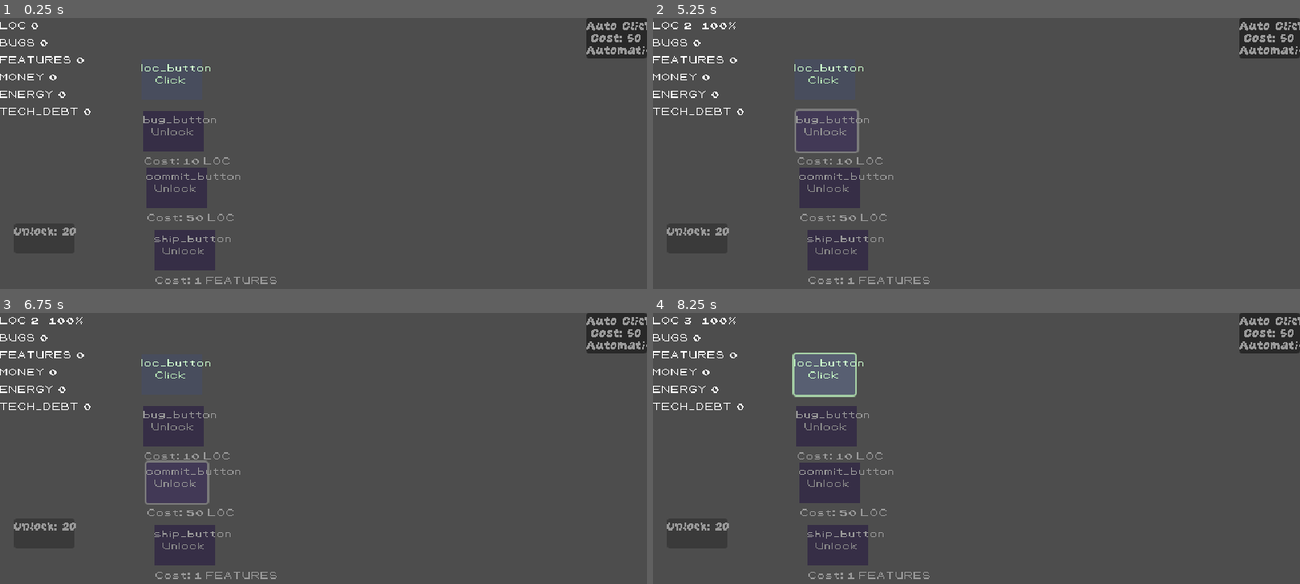
Above: before the commit, frames 1-4 (two rows, left to right).
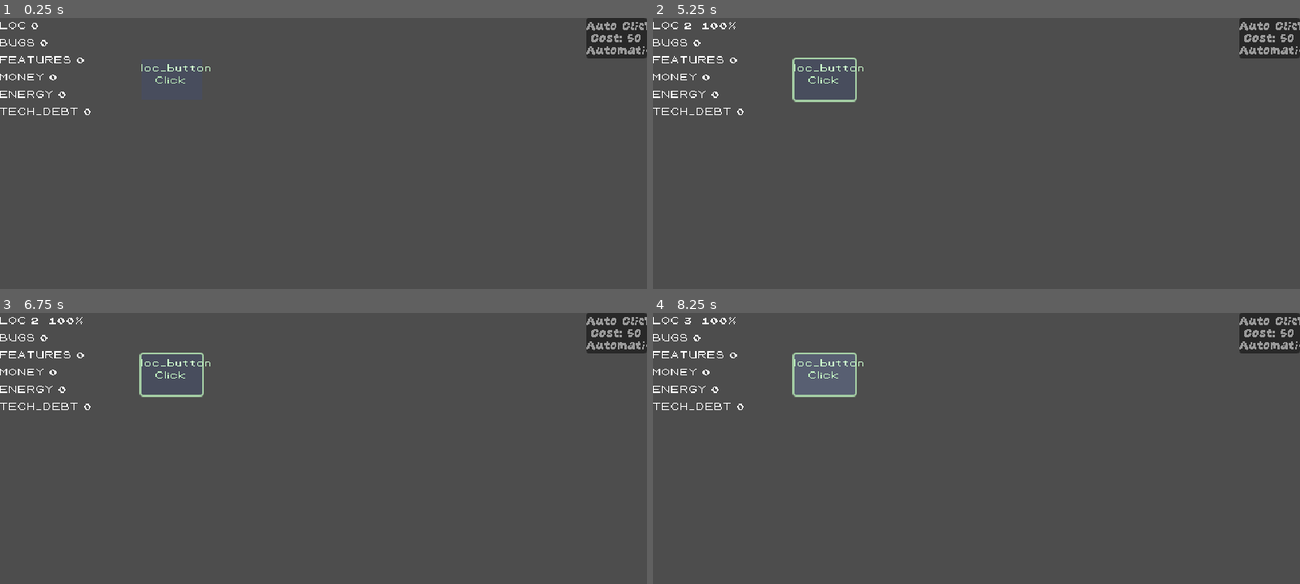
Above: after the commit, the same moments.

Repository: DenisLopata/idle_clicker_dev
Game: Godot game, scene res://scenes/levels/base_level.tscn
The game is run twice, just before and just after one commit, with the same random seed, the same clock (stepped at 60 frames per second) and the same inputs.
Inputs (mouse positions are in pixels of both pictures, inside the frame that each line leads up to):
- Up to frame 1 (0.25 s): no input
- Up to frame 2 (5.25 s): click (827, 131) at 0.5 s, where only the run before the commit has a clickable "Unlock"; click (827, 188) at 1.25 s, where only the run before the commit has a clickable "Unlock"; click (840, 251) at 2 s, where only the run before the commit has a clickable "Unlock"; click "Click" at 2.75 s; click "Auto Clicker" at 3.5 s; click "Click" at 4.25 s; click (827, 131) at 5 s, where only the run before the commit has a clickable "Unlock"
- Up to frame 3 (6.75 s): click "Auto Clicker" at 5.75 s; click (174, 483) at 6.5 s, where only the run before the commit has a clickable "Unlock"
- Up to frame 4 (8.25 s): click (840, 546) at 7.25 s, where only the run before the commit has a clickable "Unlock"; click "Click" at 8 s

The runs differ from the first frame. In frame 1, 4.7% of the frame differs, in the area x 2-43%, y 34-99%; in frame 2, 3.9%; in frame 3, 3.9%; in frame 4, 4.7%.

Commit message:
Add progressive unlock system
- New Milestone resource class for defining unlock conditions
- ProgressionManager tracks revealed nodes and checks milestones
- Buttons hidden on start, revealed as player earns resources
- Progression: LOC button → Bug (20 LOC) → Generator (50 LOC) → Commit (100 LOC) → Ship (5 Features)
- Save/load compatible - revealed state persists, old saves auto-reveal based on resources
- Fix Array[Node] type in _find_nodes_by_class

🤖 Generated with [Claude Code](https://claude.ai/claude-code)

Co-Authored-By: Claude Opus 4.5 <noreply@anthropic.com>

Diff:
--- /dev/null
+++ b/data/milestones/reveal_bug_button.tres
@@ -0,0 +1,9 @@
+[gd_resource type="Resource" script_class="Milestone" load_steps=2 format=3 uid="uid://4gek2negs56h"]
+
+[ext_resource type="Script" uid="uid://dfqx0l3t0riih" path="res://scripts/progression/milestone.gd" id="1_script"]
+
+[resource]
+script = ExtResource("1_script")
+id = "reveal_bug_button"
+reveal_node_path = "ActionButton2"
+required_amount = 20.0
--- /dev/null
+++ b/data/milestones/reveal_commit_button.tres
@@ -0,0 +1,10 @@
+[gd_resource type="Resource" script_class="Milestone" load_steps=2 format=3]
+
+[ext_resource type="Script" path="res://scripts/progression/milestone.gd" id="1_script"]
+
+[resource]
+script = ExtResource("1_script")
+id = "reveal_commit_button"
+reveal_node_path = "ActionButton3"
+required_resource = 0
+required_amount = 100.0
--- /dev/null
+++ b/data/milestones/reveal_generator.tres
@@ -0,0 +1,10 @@
+[gd_resource type="Resource" script_class="Milestone" load_steps=2 format=3]
+
+[ext_resource type="Script" path="res://scripts/progression/milestone.gd" id="1_script"]
+
+[resource]
+script = ExtResource("1_script")
+id = "reveal_generator"
+reveal_node_path = "PassiveGenerator"
+required_resource = 0
+required_amount = 50.0
--- /dev/null
+++ b/data/milestones/reveal_ship_button.tres
@@ -0,0 +1,10 @@
+[gd_resource type="Resource" script_class="Milestone" load_steps=2 format=3]
+
+[ext_resource type="Script" path="res://scripts/progression/milestone.gd" id="1_script"]
+
+[resource]
+script = ExtResource("1_script")
+id = "reveal_ship_button"
+reveal_node_path = "ActionButton4"
+required_resource = 2
+required_amount = 5.0
--- a/scenes/components/action_button/action_button.gd
+++ b/scenes/components/action_button/action_button.gd
@@ -16,12 +16,17 @@
 @export var action_cost: float = 0.0
 
 @export var unlocked_action: bool = false
+@export var hidden_on_start: bool = false
 
 @onready var cost_label: Label = $CostLabel if has_node("CostLabel") else null
 @onready var name_label: Label = $NameLabel
 
 
 func _ready() -> void:
+	# Hide if configured to start hidden (for progressive unlock)
+	if hidden_on_start:
+		hide()
+
 	# Keep button clickable even when locked (important!)
 	disabled = false
 
@@ -32,6 +37,11 @@
 	_update_cost_label()
 
 	name_label.text = action_id
+
+func reveal() -> void:
+	show()
+	# Optional: add animation later
+	print("[ActionButton] Revealed: %s" % action_id)
 
 
 func _on_pressed() -> void:
--- a/scenes/components/passive_generator/passive_generator.gd
+++ b/scenes/components/passive_generator/passive_generator.gd
@@ -14,12 +14,17 @@
 @export var unlock_cost_type: ResourceTypes.ResourceType = ResourceTypes.ResourceType.LOC
 @export var unlock_cost: float = 20.0
 @export var unlocked_generator: bool = false
+@export var hidden_on_start: bool = false
 
 @onready var cost_label = $CostLabel
 @onready var timer: Timer = $Timer
 
 
 func _ready() -> void:
+	# Hide if configured to start hidden (for progressive unlock)
+	if hidden_on_start:
+		hide()
+
 	if not unlocked_generator:
 		disabled = true
 
@@ -35,6 +40,11 @@
 
 	# Register for save/load
 	SaveManager.register(self)
+
+func reveal() -> void:
+	show()
+	# Optional: add animation later
+	print("[PassiveGenerator] Revealed: %s" % action_id)
 
 func _exit_tree() -> void:
 	SaveManager.unregister(self)
--- a/scenes/levels/base_level.gd
+++ b/scenes/levels/base_level.gd
@@ -4,6 +4,7 @@
 @onready var upgrade_panel: UpgradePanel = $UpgradeContainer/UpgradePanel
 @onready var production_system: ProductionSystem = $ProductionSystem
 @onready var resource_hud: ResourceHUD = $UI/ResourceHUD
+@onready var progression_manager: ProgressionManager = $ProgressionManager
 
 # Amount added per click (generic)
 @export var click_value: float = 1.0
@@ -35,6 +36,10 @@
 
 	resource_hud.initialize(GameState, production_system)
 
+	# Initialize progression system
+	progression_manager.initialize(GameState, self)
+	progression_manager.node_revealed.connect(_on_node_revealed)
+
 	# Load saved game if exists
 	SaveManager.load_game()
 
@@ -55,6 +60,11 @@
 			# AutoClicker upgrade bought, enable related generators
 			print("AutoClicker unlocked")
 
+func _on_node_revealed(node_path: String) -> void:
+	var node = get_node_or_null(node_path)
+	if node and node.has_method("reveal"):
+		node.reveal()
+
 func _on_offline_progress(elapsed_seconds: float) -> void:
 	# Find all passive generators and calculate offline earnings
 	var generators := get_tree().get_nodes_in_group("passive_generators")
@@ -70,8 +80,8 @@
 			GameState.add_resource(gen.resource_type, earned)
 			print("[Offline] %s earned %.1f of %s" % [gen.action_id, earned, gen.resource_type])
 
-func _find_nodes_by_class(node: Node, class_name_str: String) -> Array:
-	var result := []
+func _find_nodes_by_class(node: Node, class_name_str: String) -> Array[Node]:
+	var result: Array[Node] = []
 	if node.get_class() == class_name_str or (node is PassiveGenerator):
 		result.append(node)
 	for child in node.get_children():
--- a/scenes/levels/base_level.tscn
+++ b/scenes/levels/base_level.tscn
@@ -12,6 +12,12 @@
 [ext_resource type="Resource" uid="uid://ch0336ogx401c" path="res://data/production_rules/ship_features_to_money.tres" id="9_j7gcg"]
 [ext_resource type="PackedScene" uid="uid://cbbobv6d7781w" path="res://scenes/UI/resource_hud/resource_hud.tscn" id="11_qhwlw"]
 [ext_resource type="PackedScene" uid="uid://cwojeee861rxk" path="res://scenes/UI/resource_hud/resource_row.tscn" id="12_0caop"]
+[ext_resource type="Script" uid="uid://c5afa1dx0ix0o" path="res://scripts/progression/progression_manager.gd" id="13_prog"]
+[ext_resource type="Script" uid="uid://dfqx0l3t0riih" path="res://scripts/progression/milestone.gd" id="14_mile"]
+[ext_resource type="Resource" path="res://data/milestones/reveal_bug_button.tres" id="15_m1"]
+[ext_resource type="Resource" path="res://data/milestones/reveal_generator.tres" id="16_m2"]
+[ext_resource type="Resource" path="res://data/milestones/reveal_commit_button.tres" id="17_m3"]
+[ext_resource type="Resource" path="res://data/milestones/reveal_ship_button.tres" id="18_m4"]
 
 [node name="BaseLevel" type="Control"]
 layout_mode = 3
@@ -52,6 +58,7 @@
 resource_per_click = 0.0
 action_cost_type = 1
 action_cost = 1.0
+hidden_on_start = true
 
 [node name="ActionButton3" parent="." instance=ExtResource("2_uk53i")]
 layout_mode = 0
@@ -64,6 +71,7 @@
 unlock_cost = 50.0
 resource_per_click = 0.0
 action_cost = 50.0
+hidden_on_start = true
 
 [node name="ActionButton4" parent="." instance=ExtResource("2_uk53i")]
 layout_mode = 0
@@ -78,6 +86,7 @@
 resource_per_click = 0.0
 action_cost_type = 2
 action_cost = 1.0
+hidden_on_start = true
 
 [node name="PassiveGenerator" parent="." instance=ExtResource("3_ukglk")]
 layout_mode = 0
@@ -85,6 +94,7 @@
 offset_top = 203.0
 offset_right = 74.0
 offset_bottom = 233.0
+hidden_on_start = true
 
 [node name="UpgradeContainer" type="VBoxContainer" parent="."]
 layout_mode = 1
@@ -104,6 +114,10 @@
 script = ExtResource("5_o1chu")
 rules = Array[ExtResource("6_h4ce7")]([ExtResource("7_53c65"), ExtResource("8_43bxi"), ExtResource("9_j7gcg")])
 
+[node name="ProgressionManager" type="Node" parent="."]
+script = ExtResource("13_prog")
+milestones = Array[ExtResource("14_mile")]([ExtResource("15_m1"), ExtResource("16_m2"), ExtResource("17_m3"), ExtResource("18_m4")])
+
 [node name="UI" type="CanvasLayer" parent="."]
 
 [node name="ResourceHUD" parent="UI" instance=ExtResource("11_qhwlw")]
--- /dev/null
+++ b/scripts/progression/milestone.gd
@@ -0,0 +1,7 @@
+class_name Milestone
+extends Resource
+
+@export var id: String
+@export var reveal_node_path: String  # Path to node to reveal (relative to level root)
+@export var required_resource: ResourceTypes.ResourceType
+@export var required_amount: float = 0.0
--- /dev/null
+++ b/scripts/progression/progression_manager.gd
@@ -0,0 +1,54 @@
+class_name ProgressionManager
+extends Node
+
+signal node_revealed(node_path: String)
+
+@export var milestones: Array[Milestone] = []
+
+var _revealed_paths: Array[String] = []
+var _game_state: GameState
+var _root: Node
+
+func initialize(game_state: GameState, root: Node) -> void:
+	_game_state = game_state
+	_root = root
+	_game_state.resource_changed.connect(_on_resource_changed)
+
+	# Register with SaveManager
+	SaveManager.register(self)
+
+	# Check milestones based on current resources
+	_check_milestones()
+
+func _on_resource_changed(_type: int, _value: float) -> void:
+	_check_milestones()
+
+func _check_milestones() -> void:
+	for milestone in milestones:
+		# Skip if already revealed
+		if milestone.reveal_node_path in _revealed_paths:
+			continue
+
+		# Check if requirement is met
+		var current_amount := _game_state.get_resource(milestone.required_resource)
+		if current_amount >= milestone.required_amount:
+			_reveal_node(milestone.reveal_node_path)
+
+func _reveal_node(path: String) -> void:
+	if path in _revealed_paths:
+		return
+
+	_revealed_paths.append(path)
+	node_revealed.emit(path)
+	print("[Progression] Revealed: %s" % path)
+
+# Save/Load interface
+func get_save_data() -> Dictionary:
+	return {"revealed": _revealed_paths}
+
+func load_save_data(data: Dictionary) -> void:
+	if data.has("revealed"):
+		for path in data["revealed"]:
+			if path not in _revealed_paths:
+				_revealed_paths.append(path)
+				node_revealed.emit(path)
Not shown: 1 places in scenes/levels/base_level.tscn that only renumber resources
Not shown, added: scripts/progression/milestone.gd.uid
Not shown, added: scripts/progression/progression_manager.gd.uid
